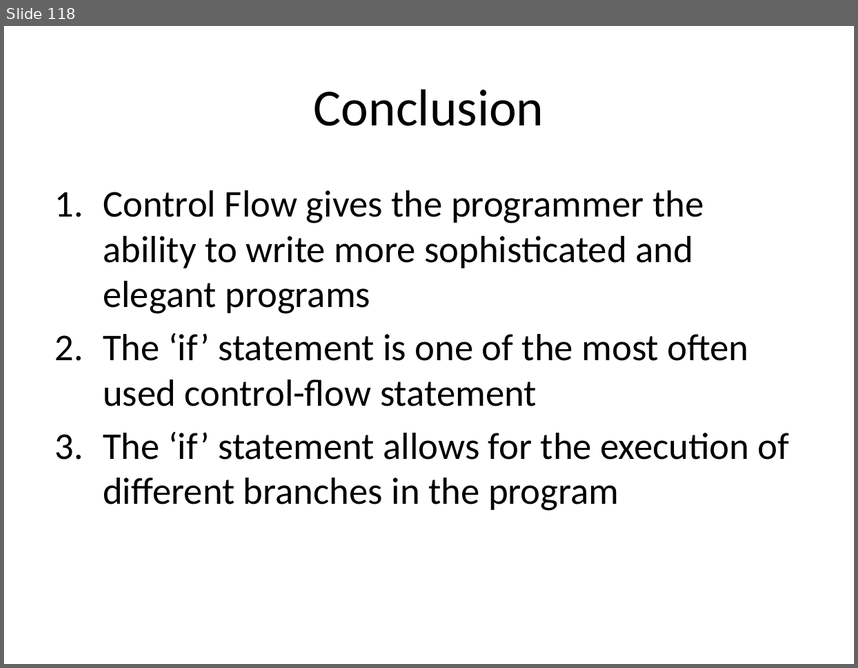
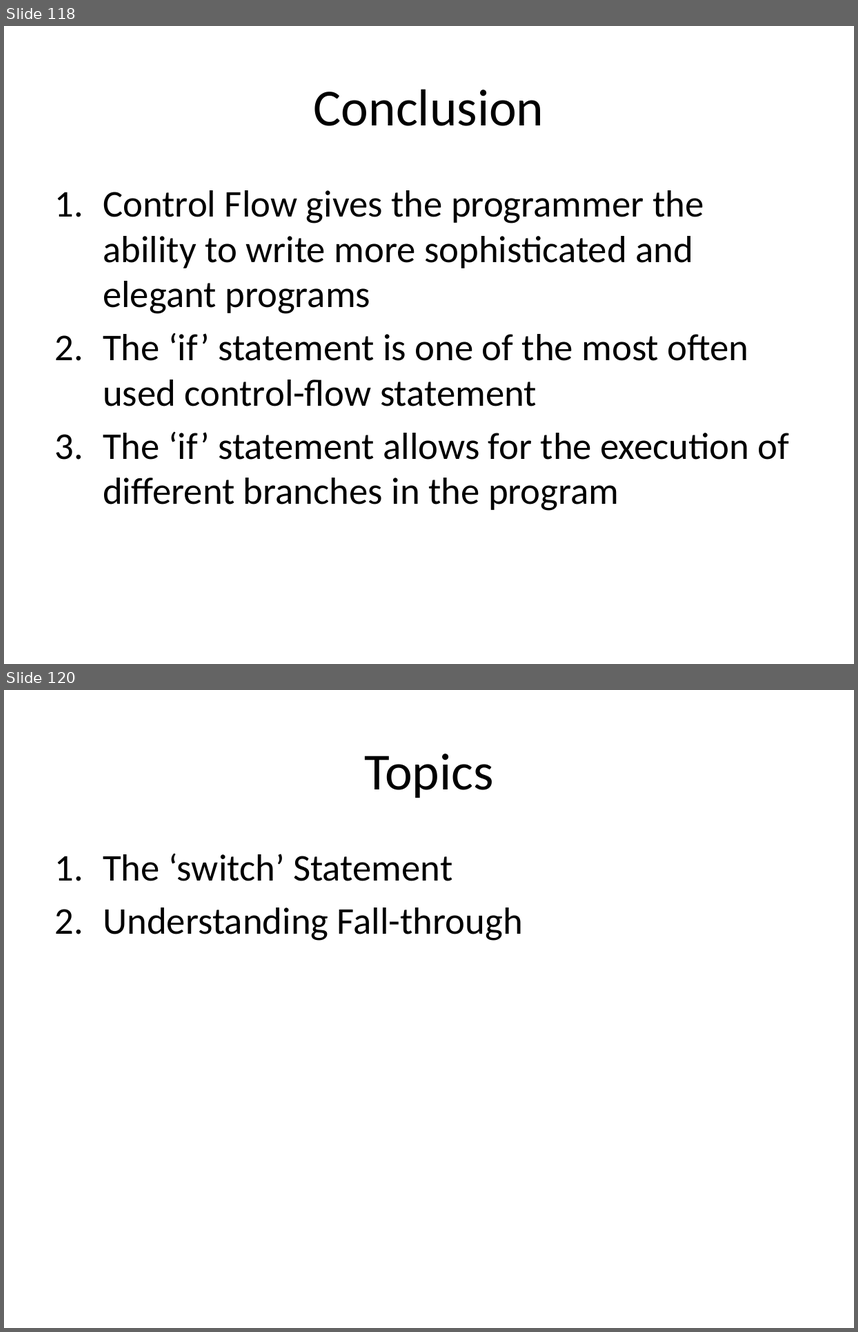
Before and after one commit to xiliax/web-programming-fundamentals, a slide deck: docs/learn-computer-programming.pptx. Shown one above the other, each under a label of ours: slide 118 before the commit, slides 118 and 120 after it; the slides between them are not shown. The pictures are 858x668 and 858x1332 pixels, drawn with LibreOffice and Linux fonts; fonts in the diff are those of the drawing. Boxes give left, top, right and bottom in pixels: in the first picture for what was removed or moved away, otherwise in the second. Text is boxed around its words. In the diff, an @@ line names an element or a change of style, - is before the commit and + after.

Commit message:
Updated document, slides and code example for c05s17 - JavaScript - Switch Statement

```diff
--- a/docs/learn-computer-programming.pptx
+++ b/docs/learn-computer-programming.pptx
@@ slide 120 added at [4, 690, 854, 1328], background #FFFFFF @@
@@ title added at [364, 753, 494, 798], 44 pt, text #000000 @@
+Topics
@@ text added at [103, 853, 523, 940], 32 pt, text #000000 @@
+1. The ‘switch’ Statement
+2. Understanding Fall-through
```
Also in this commit, not shown: 1 slide changed, 6 other slides added, 12 other files.
